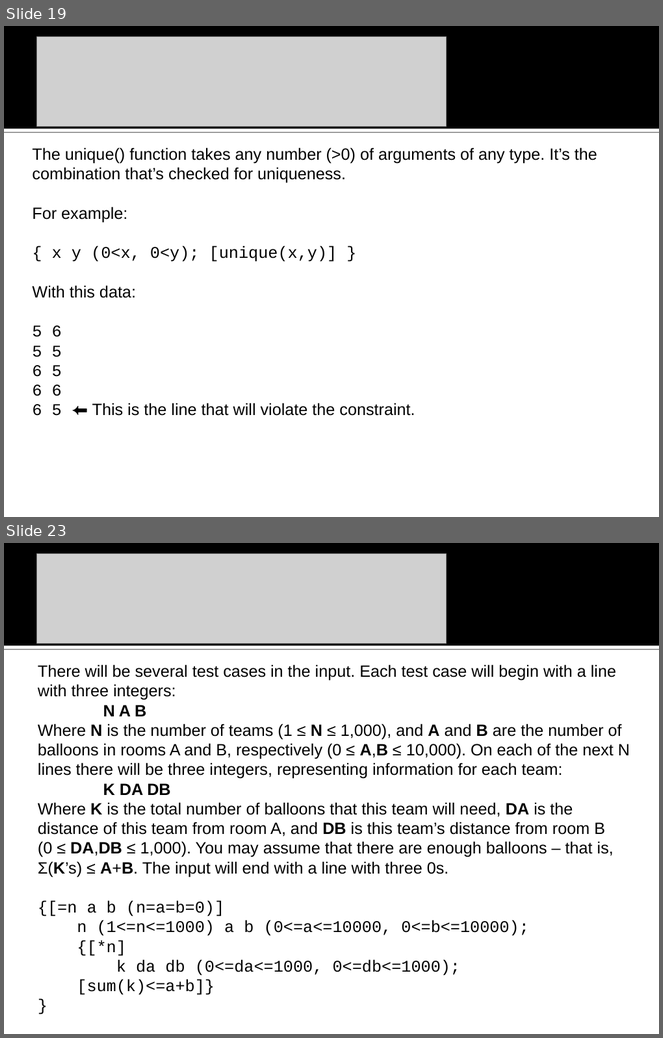
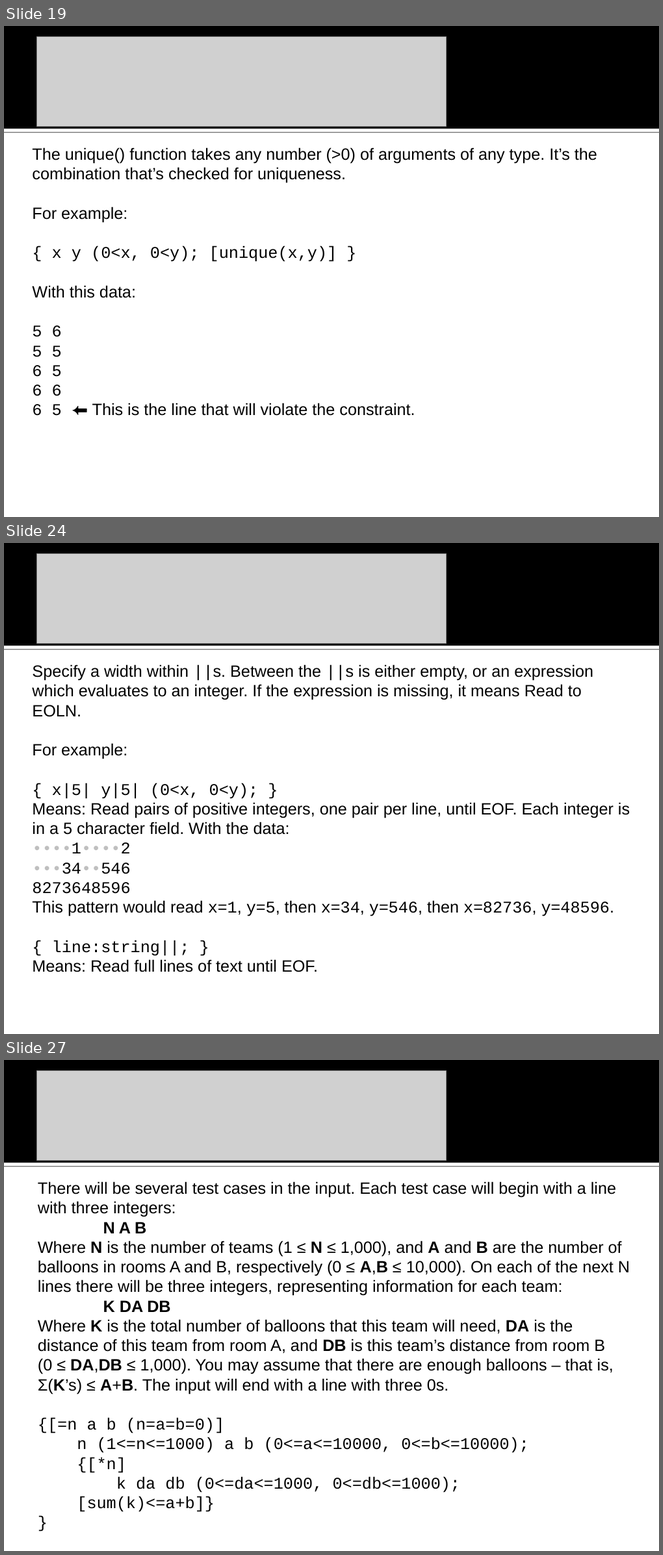
Before and after one commit to na-icpc/viva, a slide deck: Input Verifier/doc/VIVA vanbs Input Verification Assistant.ppt. Shown one above the other, each under a label of ours: slides 19 and 23 before the commit, slides 19, 24 and 27 after it; the slides between them are not shown. The pictures are 663x1038 and 663x1555 pixels, drawn with LibreOffice and Linux fonts; fonts in the diff are those of the drawing; grey boxes stand for pictures; background and template pictures are left out. Boxes give left, top, right and bottom in pixels: in the first picture for what was removed or moved away, otherwise in the second. Text is boxed around its words. In the diff, an @@ line names an element or a change of style, - is before the commit and + after.

```diff
--- a/Input Verifier/doc/VIVA vanbs Input Verification Assistant.ppt
+++ b/Input Verifier/doc/VIVA vanbs Input Verification Assistant.ppt
@@ slide 24 added at <box>4,543,659,1034</box>, background #FFFFFF; not listed: 2 template elements that a slide beside it also shows @@
@@ picture added at <box>36,554,446,644</box> @@
@@ text added at <box>32,665,630,973</box>, 18 pt, text #000000 @@
+Specify a width within ||s. Between the ||s is either empty, or an expression which evaluates to an integer. If the expression is missing, it means Read to EOLN.
+For example:
+{ x|5| y|5| (0<x, 0<y); }
+Means: Read pairs of positive integers, one pair per line, until EOF. Each integer is in a 5 character field. With the data:
+••••1••••2
+•••34••546
+8273648596
+This pattern would read x=1, y=5, then x=34, y=546, then x=82736, y=48596.
+{ line:string||; }
+Means: Read full lines of text until EOF.
@@ what was slide 23 is now slide 27 @@
```
Also in this commit, not shown: 5 slides changed, 4 other slides added, 1 slide removed, 28 other files.
